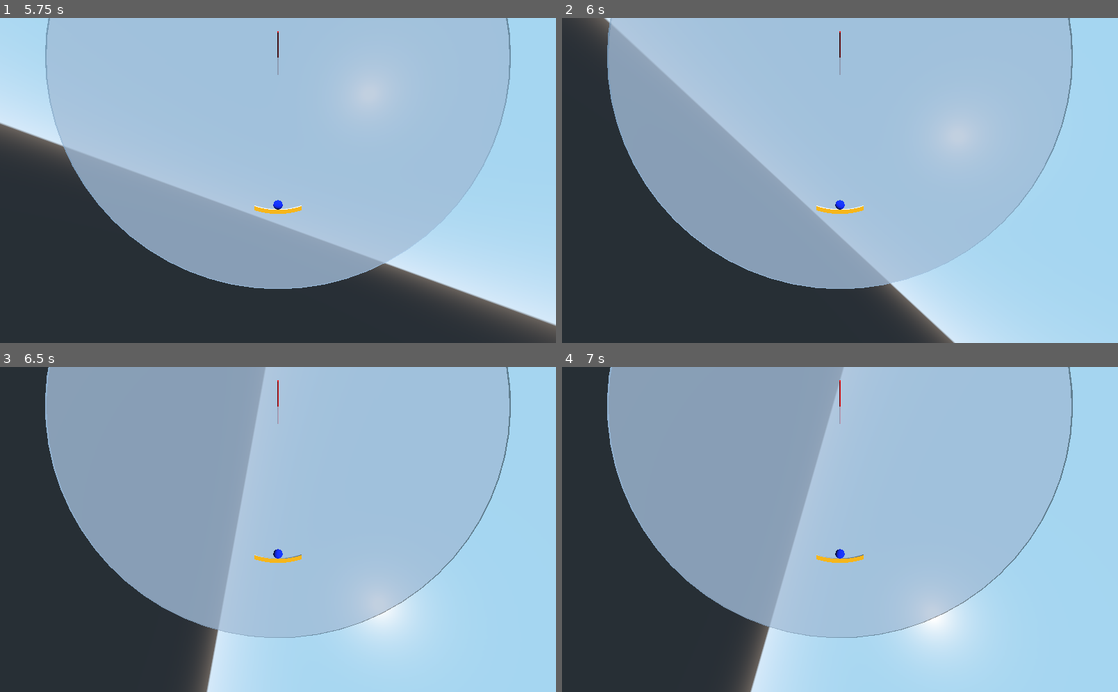
Above: before the commit, frames 1-4 (two rows, left to right).
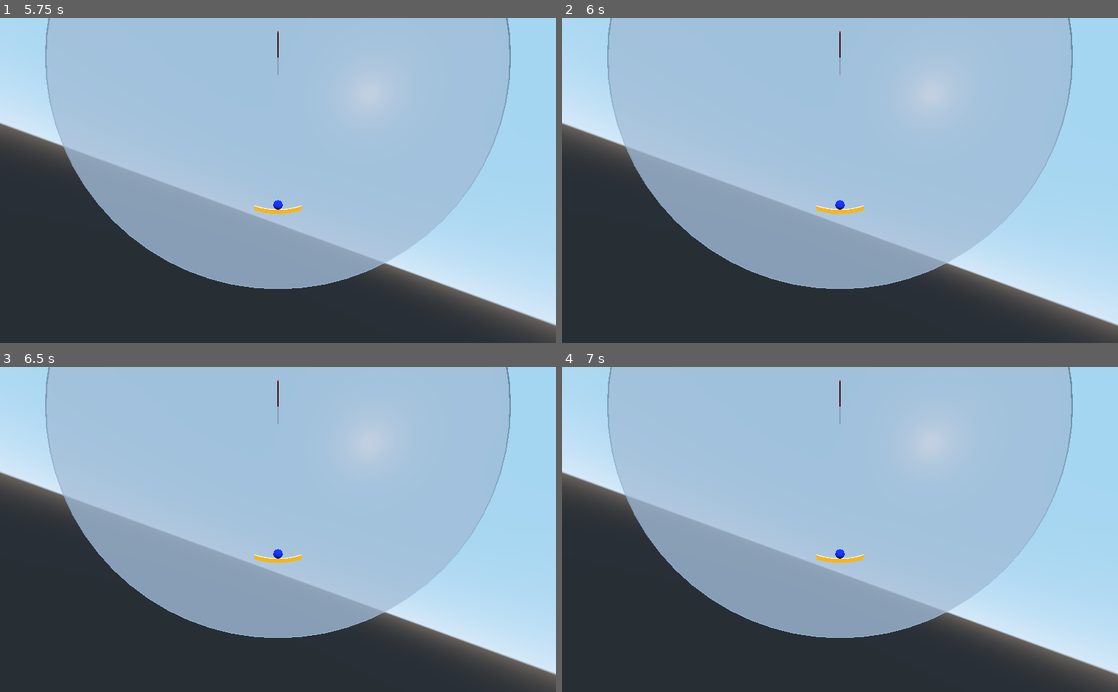
Above: after the commit, the same moments.

Repository: teratron/treaker
Game: Godot game, scene res://src/main/Main.tscn
Same seed, same stepped clock (60 frames per second), same inputs: the game is played once before the commit and once after it. This scene is started directly instead of the project's main scene.
Inputs (mouse positions are in pixels of both pictures, inside the frame that each line leads up to):
- Up to frame 1 (5.75 s): tap Enter at 0.5 s; move the mouse to (305, 180) at 0.52 s; press the mouse at (305, 180) at 0.53 s; hold W (move_forward) from 0.53 s (still down); move the mouse to (250, 180) at 1.27 s; release the mouse at (250, 180) at 1.28 s; tap C (toggle_camera) at 1.35, 4.35 s; click (250, 180) at 1.42 s; right-click (250, 180) at 2 s; move the mouse to (289, 174) at 2.02 s; tap Alt (use_ability) at 2.1, 5.1 s; click (289, 174) at 2.17 s; right-click (289, 174) at 2.75 s; move the mouse to (272, 187) at 2.77 s; tap T at 2.85 s; click (272, 187) at 2.92 s; right-click (272, 187) at 3.5 s; move the mouse to (316, 183) at 3.52 s; press the mouse at (316, 183) at 3.53 s; tap P (ui_pause) at 4.15 s; right-click (316, 183) at 4.25 s; move the mouse to (233, 177) at 4.27 s; release the mouse at (233, 177) at 4.28 s; click (233, 177) at 4.42 s; right-click (233, 177) at 4.9 s; right-click (233, 177) at 5 s; move the mouse to (283, 180) at 5.02 s; click (283, 180) at 5.17 s
- Up to frame 2 (6 s): move the mouse to (817, 174) at 5.77 s; release W (move_forward) at 5.78 s; hold D (move_right) from 5.78 s (still down); tap T at 5.85 s; click (817, 174) at 5.92 s
- Up to frame 3 (6.5 s): keep holding D (move_right)
- Up to frame 4 (7 s): move the mouse to (867, 529) at 6.52 s; release D (move_right) at 6.53 s; press the mouse at (867, 529) at 6.53 s; hold W (move_forward) from 6.53 s (still down)

Frame 1 is identical in both runs. In frame 2, 21% of the frame differs, in the area x 0-100%, y 0-100%; in frame 3, 39%; in frame 4, 41%.
Error in both runs: Invalid set index 'action_machine' (on base: 'null instance') with value of type 'Node (ActionMachine.gd)'. (res://src/action/ActionMachine.gd:12)

Commit message:
ActionStateMachine

Diff:
--- a/app/src/action/ActionMachine.gd
+++ b/app/src/action/ActionMachine.gd
@@ -24,6 +24,10 @@
 	state.unhandled_input(event)
 
 
+func _unhandled_key_input(event):
+	state.unhandled_key_input(event)
+
+
 func _process(delta):
 	state.process(delta)
 
--- a/app/src/action/ActionState.gd
+++ b/app/src/action/ActionState.gd
@@ -21,6 +21,10 @@
 	pass
 
 
+func unhandled_key_input(event: InputEventKey) -> void:
+	pass
+
+
 func process(_delta: float) -> void:
 	pass
 
--- a/app/src/player/ActionPlayer.gd
+++ b/app/src/player/ActionPlayer.gd
@@ -2,34 +2,17 @@
 
 
 var player: Player
-var ball:   RigidBody
 
 
 func _ready():
 	yield(owner, "ready")
-	#prints(action_machine, action_parent, action_owner)
-	#player = owner as Player
 	player = action_parent as Player
 	assert(player != null)
-	ball = player.ball
-	#yield(get_viewport(), "ready")
-	#prints(action_machine, action_parent, action_owner)
-	#prints(get_tree().root, get_viewport())
-	#yield($"/root", "ready")
-	#print(action_machine)
 
 
 func unhandled_input(event):
 	player.unhandled_input(event)
-#	if event is InputEventKey || InputEventMouseButton:
-#		if event.is_action_pressed("use_shot"):
-#			if ball.status == ball.PARKED:
-#				ball.start(ball.transform.basis.y)
-#
-#		if event.is_action_pressed("ui_pause"):
-#			ball.pause()
-#
-#		if event.is_action_pressed("ui_restart"):
-#			if ball.status != ball.PARKED:
-#				ball.reset()
-#				player.ball_parked_position()
+
+
+func process(delta):
+	player.process(delta)
--- a/app/src/player/Player.gd
+++ b/app/src/player/Player.gd
@@ -54,7 +54,7 @@
 				ball_parked_position()
 
 
-func _process(delta):
+func process(delta):
 	if Input.is_action_pressed("move_right") || Input.is_action_pressed("move_left"):
 		var motion = Vector3(Input.get_action_strength("move_right") - Input.get_action_strength("move_left"), 0, 0)
 
--- a/app/src/player/Player.tscn
+++ b/app/src/player/Player.tscn
@@ -55,7 +55,7 @@
 mesh = SubResource( 2 )
 material/0 = null
 
-[node name="PlaneBall" type="MeshInstance" parent="."]
+[node name="FlatnessBall" type="MeshInstance" parent="."]
 transform = Transform( 1, 0, 0, 0, -4.37114e-08, -1, 0, 1, -4.37114e-08, 0, 0, 0 )
 mesh = SubResource( 4 )
 material/0 = null
